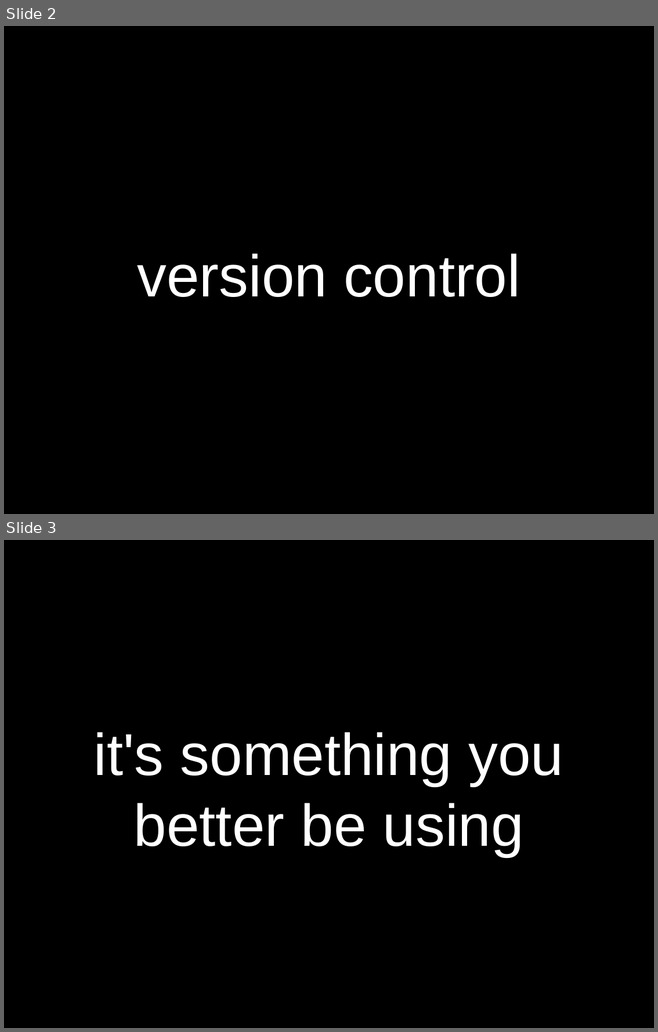
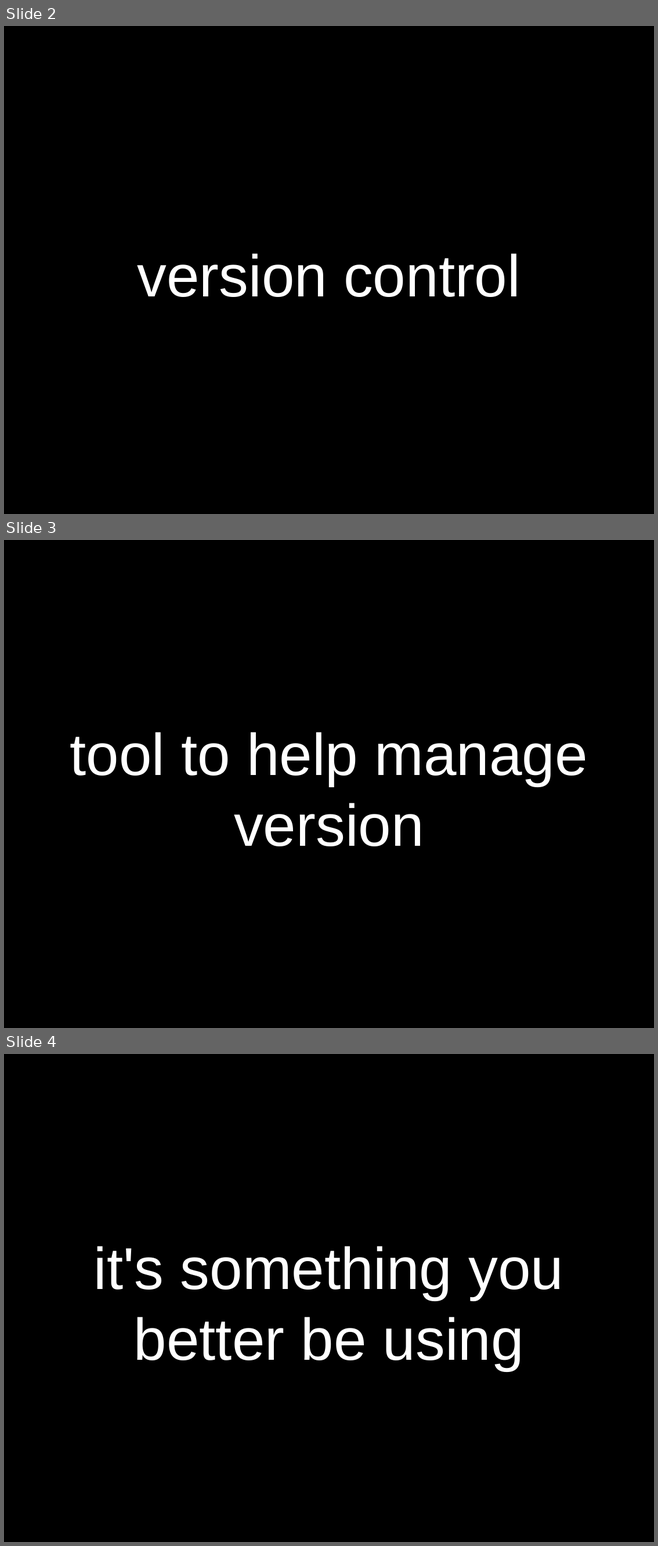
Before and after one commit to sneakin/git-presentation, a slide deck: slides.odp. Shown one above the other, each under a label of ours: slides 2 and 3 before the commit, slides 2, 3 and 4 after it. The pictures are 658x1032 and 658x1546 pixels, drawn with LibreOffice and Linux fonts; fonts in the diff are those of the drawing. Boxes give left, top, right and bottom in pixels: in the first picture for what was removed or moved away, otherwise in the second. Text is boxed around its words. In the diff, an @@ line names an element or a change of style, - is before the commit and + after.

```diff
--- a/slides.odp
+++ b/slides.odp
@@ slide 3 added at box(4, 540, 654, 1028), background #000000 @@
@@ title added at box(70, 732, 587, 846), 72 pt, text #FFFFFF @@
+tool to help manage version
@@ what was slide 3 is now slide 4 @@
```
Also in this commit, not shown: 1 slide changed, 7 other slides added, 1 slide removed.
